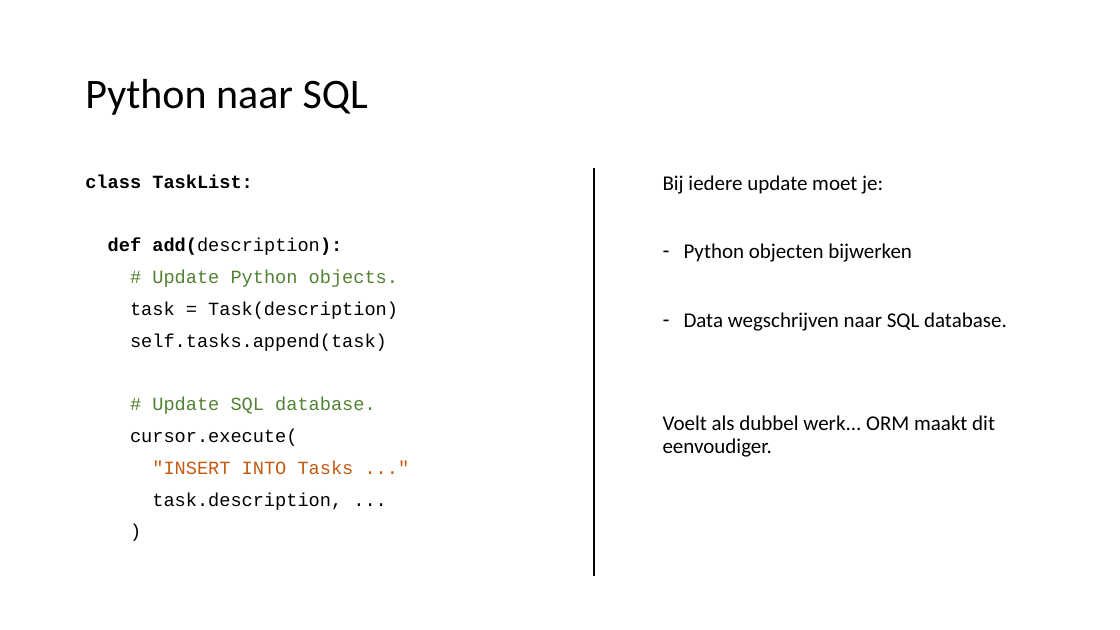
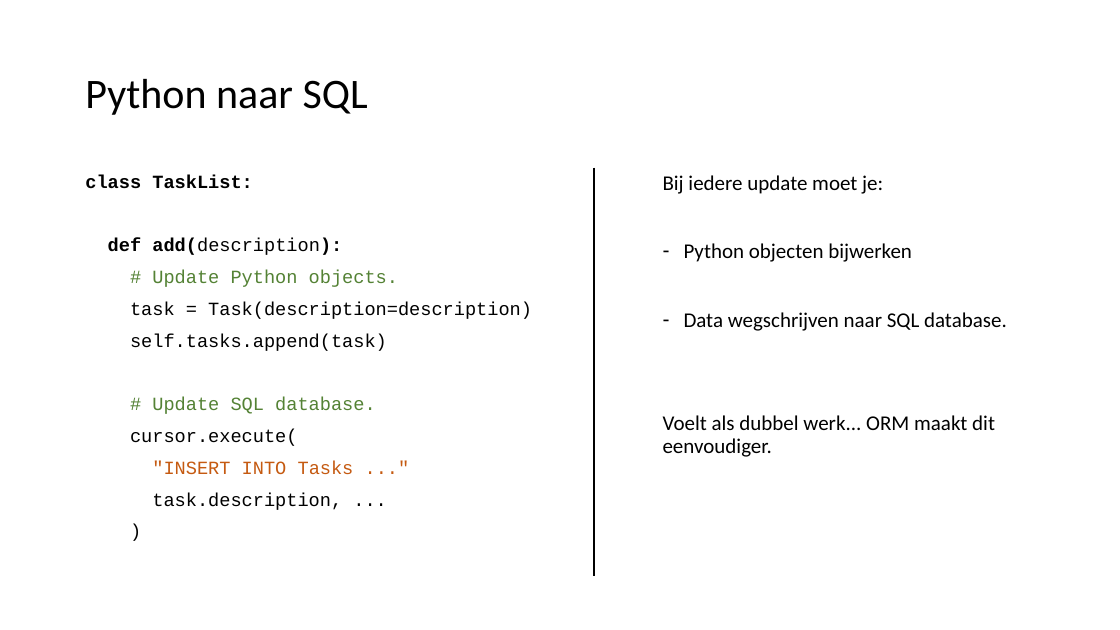
Before and after one commit to LFKoning/knowledge-sharing, a slide deck: slide 53 of sql_course/3_python/3_python.pptx. Drawn at 1120x630 pixels with LibreOffice and Linux fonts; fonts in the diff are those of the drawing. Boxes give left, top, right and bottom in pixels: in the first picture for what was removed or moved away, otherwise in the second. Text is boxed around its words. In the diff, an @@ line names an element or a change of style, - is before the commit and + after.

```diff
--- a/sql_course/3_python/3_python.pptx
+++ b/sql_course/3_python/3_python.pptx
@@ text at (x1=130, y1=302, x2=532, y2=319): text changed @@
-task = Task(description)
+task = Task(description=description)
```
Also in this commit, not shown: 14 other slides changed, 2 other files.
